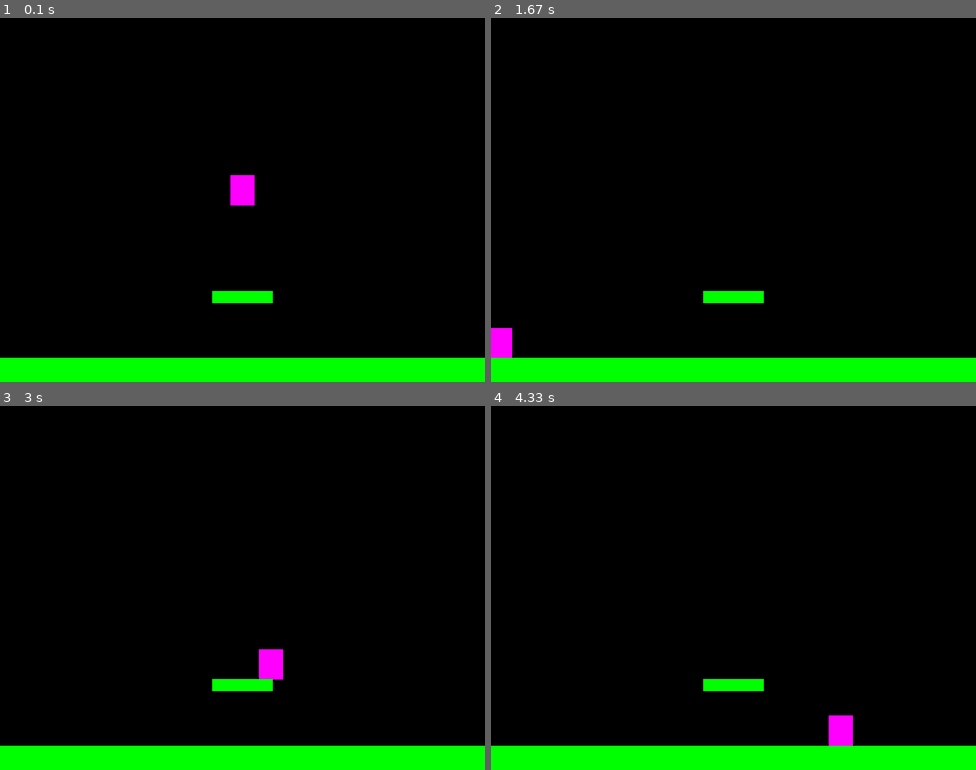
Above: before the commit, frames 1-4 (two rows, left to right).
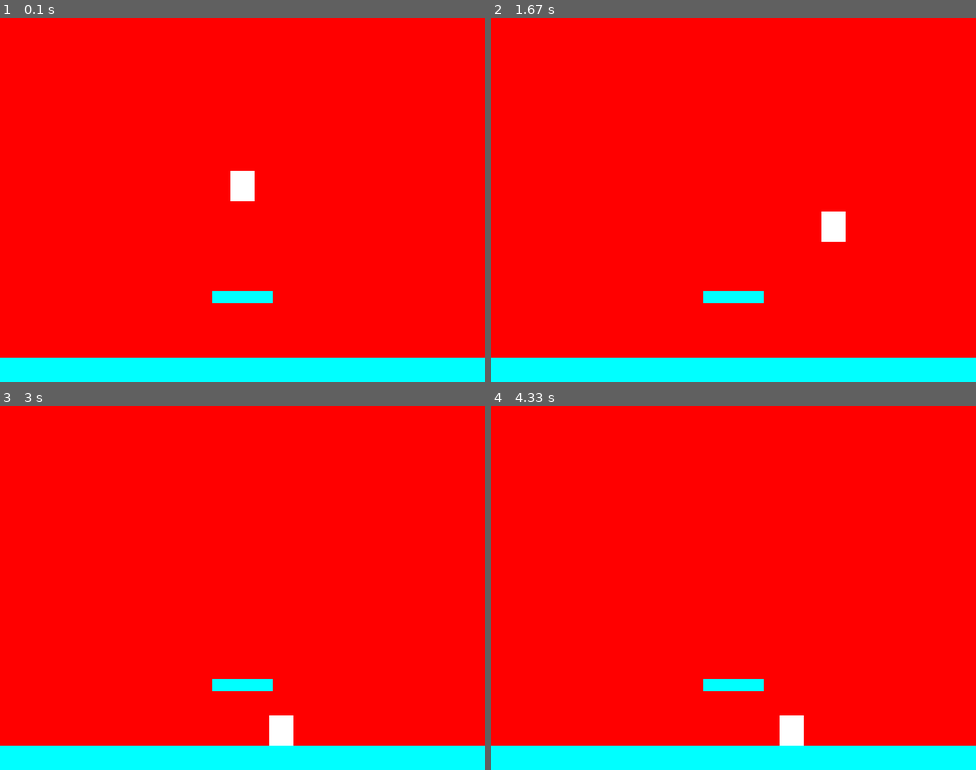
Above: after the commit, the same moments.

Repository: tree1234567/Pygame-Adventure
Game: pygame game, started from The_Adventure.py
Same seed, same stepped clock (60 frames per second), same inputs: the game is played once before the commit and once after it.
Inputs:
- Up to frame 1 (0.1 s): no input
- Up to frame 2 (1.67 s): hold Right 0.33-0.8 s; hold Up 0.83-1.13 s; hold Right 1.17-1.63 s
- Up to frame 3 (3 s): hold Left 1.67-2.2 s; hold Left 2.23-2.63 s; hold Up from 2.67 s (still down)
- Up to frame 4 (4.33 s): release Up at 3.03 s; hold Right 3.07-3.7 s; hold Left 3.73-4.2 s; hold Right from 4.23 s (still down)

The runs differ from the first frame. In frame 1, 100% of the frame differs, in the area x 0-100%, y 0-100%; in frame 2, 100%; in frame 3, 100%; in frame 4, 100%.

Commit message:
moving stuff

Diff:
--- a/The_Adventure.py
+++ b/The_Adventure.py
@@ -4,7 +4,7 @@
 
 WIDTH = 800
 HEIGHT = 600
-FPS = 60
+FPS = 30
 
 #Useful colors
 WHITE = (255,255,255)
@@ -25,7 +25,8 @@
     def __init__(self):
         pygame.sprite.Sprite.__init__(self)
         self.image = pygame.Surface((40,50))
-        self.image.fill(VIOLET)
+        self.image.fill(WHITE)
+        # self.game = game
         #self.image.set_colorkey(BLACK)
         self.rect = self.image.get_rect()
         self.rect.centerx = WIDTH/2
@@ -35,6 +36,7 @@
         self.acceleration = vec(0,0)
     def jump(self):
         self.velocity.y = -10
+
     def update(self):
         self.acceleration = vec (0,PLAYER_GRAVITY)
         keystate = pygame.key.get_pressed()
@@ -61,7 +63,7 @@
     def __init__(self,x, y, w, h):
         pygame.sprite.Sprite.__init__(self)
         self.image = pygame.Surface((w,h))
-        self.image.fill((GREEN))
+        self.image.fill((CYAN))
         self.rect = self.image.get_rect()
         self.rect.x = x
         self.rect.y = y
@@ -89,6 +91,7 @@
 #game loop
 running = False
 while not running:
+    hits = None
     #keep loop running at right speed
     clock.tick(FPS)
     #process input(events)
@@ -98,11 +101,14 @@
             pygame.quit()
             quit()
         if event.type == pygame.KEYDOWN:
-            if event.key == pygame.K_UP:
+            hits = pygame.sprite.spritecollide(player, all_platforms, False)
+            if event.key == pygame.K_UP and hits:
                 player.jump()
     # Update
     all_sprites.update()
     hits = pygame.sprite.spritecollide(player, all_platforms, False)
+
+
     if hits:
         player.position.y = hits[0].rect.top
         player.velocity.y = -0.3
@@ -110,7 +116,7 @@
 
 
     # draw/render
-    DISPLAY.fill(BLACK)
+    DISPLAY.fill(RED)
     all_sprites.draw(DISPLAY)
 
 #*after* drawing everything, update display at the end of each loop iteration
--- /dev/null
+++ b/birthdict.json
@@ -0,0 +1,2 @@
+{"hjkh": "lklkl"}
+{"hjkh": "lklkl"}
--- /dev/null
+++ b/constants.py
@@ -0,0 +1,28 @@
+import pygame as pg
+
+
+WIDTH = 640
+HEIGHT = 400
+screen_size = (WIDTH, HEIGHT)
+title = "Bob's Adventure"
+FPS = 60
+
+#Useful colors
+WHITE = (255,255,255)
+BLACK = (0,0,0)
+RED = (255,0,0)
+GREEN = (0,255,0)
+BLUE = (0,0,255)
+VIOLET = (255,0,255)
+CYAN = (0,255,255)
+
+ #imports a vector from pygame
+PLAYER_FRICTION = -0.05
+PLAYER_ACCELERATION = .5
+PLAYER_GRAVITY = .5
+
+vec = pg.math.Vector2
+player_x_speed = .5 * WIDTH / 1000
+player_y_speed = .5 * HEIGHT / 1000
+
+LEVEL = "level1.txt"
--- /dev/null
+++ b/grid_game/main.py
@@ -0,0 +1,84 @@
+import pygame as pg
+import sys
+from settings import *
+from sprites import *
+
+class Game:
+    def __init__(self):
+        pg.init()
+        self.screen = pg.display.set_mode((WIDTH, HEIGHT))
+        pg.display.set_caption(TITLE)
+        self.clock = pg.time.Clock()
+        pg.key.set_repeat(500, 100)
+        self.load_data()
+
+    def load_data(self):
+        pass
+
+    def new(self):
+        # initialize all variables and do all the setup for a new game
+        self.all_sprites = pg.sprite.Group()
+        self.walls = pg.sprite.Group()
+        self.player = Player(self, 10, 10)
+        for x in range(10, 20):
+            Wall(self, x, 5)
+
+    def run(self):
+        # game loop - set self.playing = False to end the game
+        self.playing = True
+        while self.playing:
+            self.dt = self.clock.tick(FPS) / 1000
+            self.events()
+            self.update()
+            self.draw()
+
+    def quit(self):
+        pg.quit()
+        sys.exit()
+
+    def update(self):
+        # update portion of the game loop
+        self.all_sprites.update()
+
+    def draw_grid(self):
+        for x in range(0, WIDTH, TILESIZE):
+            pg.draw.line(self.screen, LIGHTGREY, (x, 0), (x, HEIGHT))
+        for y in range(0, HEIGHT, TILESIZE):
+            pg.draw.line(self.screen, LIGHTGREY, (0, y), (WIDTH, y))
+
+    def draw(self):
+        self.screen.fill(BGCOLOR)
+        self.draw_grid()
+        self.all_sprites.draw(self.screen)
+        pg.display.flip()
+
+    def events(self):
+        # catch all events here
+        for event in pg.event.get():
+            if event.type == pg.QUIT:
+                self.quit()
+            if event.type == pg.KEYDOWN:
+                if event.key == pg.K_ESCAPE:
+                    self.quit()
+                if event.key == pg.K_LEFT:
+                    self.player.move(dx=-1)
+                if event.key == pg.K_RIGHT:
+                    self.player.move(dx=1)
+                if event.key == pg.K_UP:
+                    self.player.move(dy=-1)
+                if event.key == pg.K_DOWN:
+                    self.player.move(dy=1)
+
+    def show_start_screen(self):
+        pass
+
+    def show_go_screen(self):
+        pass
+
+# create the game object
+g = Game()
+g.show_start_screen()
+while True:
+    g.new()
+    g.run()
+    g.show_go_screen()
--- /dev/null
+++ b/grid_game/settings.py
@@ -0,0 +1,19 @@
+# define some colors (R, G, B)
+WHITE = (255, 255, 255)
+BLACK = (0, 0, 0)
+DARKGREY = (40, 40, 40)
+LIGHTGREY = (100, 100, 100)
+GREEN = (0, 255, 0)
+RED = (255, 0, 0)
+YELLOW = (255, 255, 0)
+
+# game settings
+WIDTH = 1024   # 16 * 64 or 32 * 32 or 64 * 16
+HEIGHT = 768  # 16 * 48 or 32 * 24 or 64 * 12
+FPS = 60
+TITLE = "Tilemap Demo"
+BGCOLOR = DARKGREY
+
+TILESIZE = 32
+GRIDWIDTH = WIDTH / TILESIZE
+GRIDHEIGHT = HEIGHT / TILESIZE
--- /dev/null
+++ b/grid_game/sprites.py
@@ -0,0 +1,40 @@
+import pygame as pg
+from settings import *
+
+class Player(pg.sprite.Sprite):
+    def __init__(self, game, x, y):
+        self.groups = game.all_sprites
+        pg.sprite.Sprite.__init__(self, self.groups)
+        self.game = game
+        self.image = pg.Surface((TILESIZE, TILESIZE))
+        self.image.fill(YELLOW)
+        self.rect = self.image.get_rect()
+        self.x = x
+        self.y = y
+
+    def move(self, dx=0, dy=0):
+        if not self.collide_with_walls(dx, dy):
+            self.x += dx
+            self.y += dy
+
+    def collide_with_walls(self, dx=0, dy=0):
+        for wall in self.game.walls:
+            if wall.x == self.x + dx and wall.y == self.y + dy:
+                return True
+        return False
+    def update(self):
+        self.rect.x = self.x * TILESIZE
+        self.rect.y = self.y * TILESIZE
+
+class Wall(pg.sprite.Sprite):
+    def __init__(self, game, x, y):
+        self.groups = game.all_sprites, game.walls
+        pg.sprite.Sprite.__init__(self, self.groups)
+        self.game = game
+        self.image = pg.Surface((TILESIZE, TILESIZE))
+        self.image.fill(GREEN)
+        self.rect = self.image.get_rect()
+        self.x = x
+        self.y = y
+        self.rect.x = x * TILESIZE
+        self.rect.y = y * TILESIZE
--- /dev/null
+++ b/level1.txt
@@ -0,0 +1,12 @@
+####################
+#                  #
+#                  #
+######        ######
+#                  #
+#                  #
+#     #####        #
+#                  #
+#                  #
+#                  #
+#                  #
+####################
--- /dev/null
+++ b/main.py
@@ -0,0 +1,127 @@
+import pygame as pg
+import random
+from constants import *
+from player import Player
+from platform import Platform
+
+class Game:
+    def __init__(self):
+        #initialize game window
+        pg.init()
+        pg.mixer.init()
+        self.screen = pg.display.set_mode(screen_size)
+        pg.display.set_caption(title)
+        self.clock = pg.time.Clock()
+        self.running = True
+
+    def new(self, level):
+        #resets game
+        self.all_platforms= pg.sprite.Group()
+        self.all_sprites = pg.sprite.Group()
+
+        level_creation = self.render_level(level)
+        for block in level_creation:
+            self.all_sprites.add(block)
+            self.all_platforms.add(block)
+
+        self.player = Player()
+        self.all_sprites.add(self.player)
+        self.run()
+        #Add back in once maps can be correcrtly loaded in
+        # self.p1 = Platform(0,HEIGHT-40,WIDTH,40)
+        # self.p2 = Platform(WIDTH/2 -50, HEIGHT*3/4,100,20)
+
+        # self.all_sprites.add(self.p1)
+        # self.all_sprites.add(self.p2)
+
+        # self.all_platforms.add(self.p1)
+        # self.all_platforms.add(self.p2)
+
+    def render_level(self, level):
+        level_arr = []
+        x_coord = 0
+        y_coord = 0
+        with open(level,'r') as level:
+
+            level_map = level.readlines()
+            print(len(level_map), len(level_map[0]))
+
+
+            x_block_size = WIDTH/len(level_map[0])-1
+            y_block_size = HEIGHT/len(level_map)-1
+
+            for line in level_map:
+                x_coord = 0
+                for char in line:
+                    if char == "#":
+                        block = Platform(x_coord, y_coord, x_block_size, y_block_size)
+                        level_arr.append(block)
+                    x_coord += x_block_size
+                y_coord += y_block_size
+
+        return level_arr
+
+
+
+
+
+
+    def run(self):
+        # Game loop
+        self.playing = True
+        while self.playing:
+            self.clock.tick(FPS)
+            self.events()
+            self.update()
+            self.draw()
+
+
+    def update(self):
+        #update
+        if self.player.velocity.y > 0:
+            hits = pg.sprite.spritecollide(self.player, self.all_platforms, False)
+            if hits:
+                    self.player.position.y = hits[0].rect.top
+                    self.player.velocity.y = -0.3
+        self.all_sprites.update()
+
+    def events(self):
+        #Game loop events
+        hits = pg.sprite.spritecollide(self.player, self.all_platforms, False)
+        if hits:
+                self.player.position.y = hits[0].rect.top - .25
+                self.player.velocity.y = -0.03
+
+        for event in pg.event.get():
+            if event.type == pg.QUIT:
+                if self.playing:
+                    self.playing = False
+                self.running = False
+
+            if event.type == pg.KEYDOWN:
+                if event.key == pg.K_UP and hits:
+                    self.player.jump()
+
+
+
+    def draw(self):
+        #Game Loop Draw
+        self.screen.fill(BLACK)
+        self.all_sprites.draw(self.screen)
+        pg.display.flip()
+
+    def show_start_screen(self):
+        #game splash/start screen
+        pass
+    def show_go_screen(self):
+        #Game over screen
+        pass
+
+g = Game()
+g.show_start_screen()
+
+
+
+while g.running:
+    g.new(LEVEL)
+pg.quit()
--- /dev/null
+++ b/platform.py
@@ -0,0 +1,16 @@
+import pygame as pg
+from constants import *
+from random import randrange
+class Platform (pg.sprite.Sprite):
+    def __init__(self,x, y, w, h):
+        pg.sprite.Sprite.__init__(self)
+
+        self.image = pg.Surface((w,h))
+        # self.image.fill((self.randomNum(),self.randomNum(), self.randomNum()))
+        self.image.fill((BLUE))
+        self.rect = self.image.get_rect()
+        self.rect.x = x
+        self.rect.y = y
+
+    def randomNum(self):
+        return randrange(1,255)
--- /dev/null
+++ b/player.py
@@ -0,0 +1,42 @@
+import pygame as pg
+from constants import *
+
+
+class Player(pg.sprite.Sprite):
+    def __init__(self):
+        pg.sprite.Sprite.__init__(self)
+        self.image = pg.Surface((10,10))
+        self.image.fill(WHITE)
+        # self.game = game
+        #self.image.set_colorkey(BLACK)
+        self.rect = self.image.get_rect()
+        self.rect.centerx = WIDTH/2
+        self.rect.bottom = HEIGHT/2
+        self.position = vec(WIDTH/4, HEIGHT/4)
+        self.velocity = vec(0,0)
+        self.acceleration = vec(0,0)
+    def jump(self):
+        self.velocity.y = -7
+
+    def update(self):
+        self.acceleration = vec (0,PLAYER_GRAVITY)
+        keystate = pg.key.get_pressed()
+        if keystate[pg.K_LEFT]:
+            self.acceleration.x = - PLAYER_ACCELERATION
+        if keystate[pg.K_RIGHT]:
+            self.acceleration.x = PLAYER_ACCELERATION
+
+        # applies friction to the 'x' direction
+        self.acceleration.x += self.velocity.x * PLAYER_FRICTION
+        #equations of motion
+        self.velocity += self.acceleration
+        self.position += self.velocity + (0.5 * self.acceleration)
+        if self.position.x > WIDTH:
+            self.position.x = 0
+        if self.position.x < 0:
+            self.position.x = WIDTH
+
+
+
+
+        self.rect.midbottom = self.position
--- /dev/null
+++ b/test.py
@@ -0,0 +1,33 @@
+import csv
+import json
+
+birthdays = {}
+
+def get_info():
+    cap = 1
+    while len(birthdays) < cap:
+        name = input("enter name").lower()
+        birth= input("enter bday").lower()
+        birthdays[name] = birth
+    return birthdays
+
+
+
+def write_to_json():
+    get_info()
+    print("Currently adding input")
+    births_json = json.dumps(birthdays)
+    f = open("birthdict.json", "a")
+    f.write(births_json +"\n")
+    f.close()
+
+write_to_json()
+
+def add_another():
+    add_person = input("Another? y/n").lower()
+    if add_person == "y":
+        write_to_json()
+    if add_another == "n":
+        print("bye")
+
+add_another()
Empty file added: class_training.py
